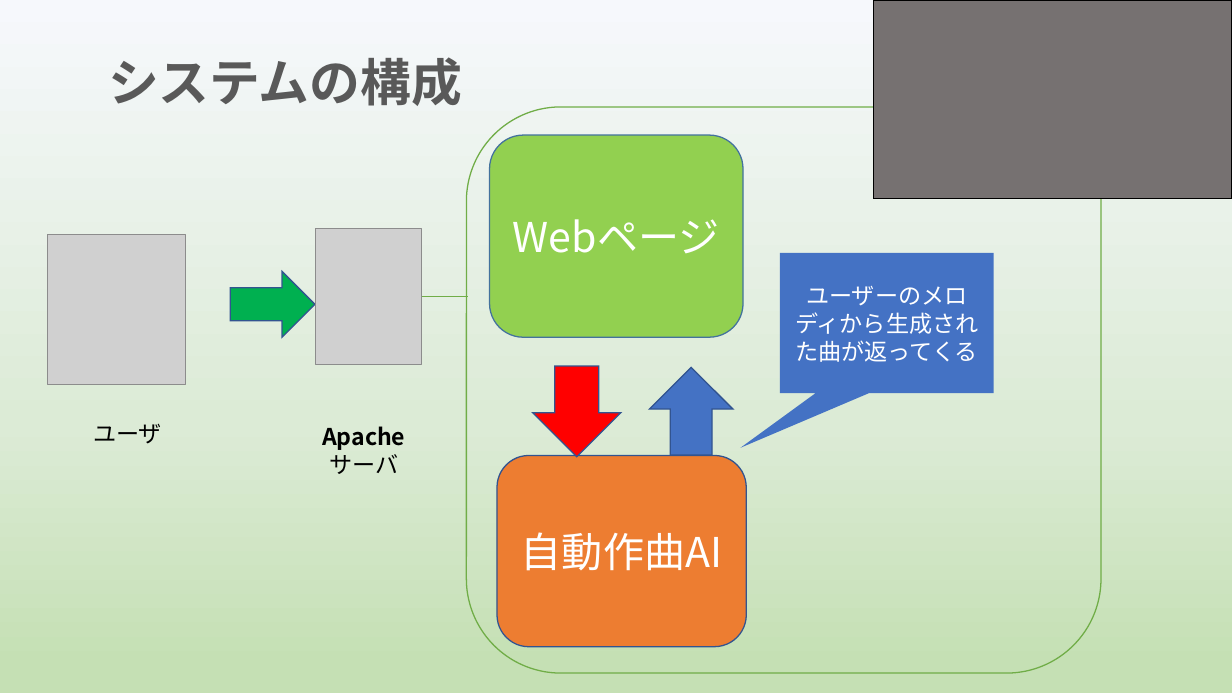
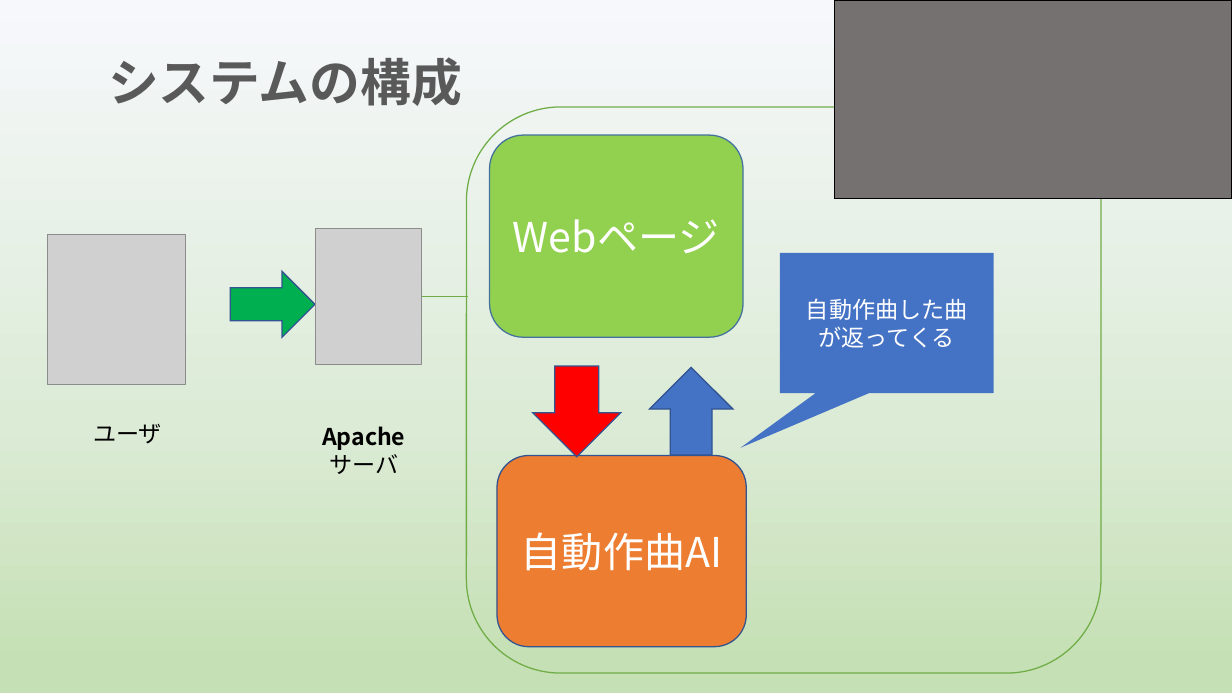
Before and after one commit to yoshitake266/bitComposer_prj, a slide deck: slide 6 of presentation/graduation/bit Composer3 .pptx (slide 5 before the commit). Drawn at 1232x693 pixels with LibreOffice and Linux fonts; fonts in the diff are those of the drawing; grey boxes stand for pictures. Boxes give left, top, right and bottom in pixels: in the first picture for what was removed or moved away, otherwise in the second. Text is boxed around its words. In the diff, an @@ line names an element or a change of style, - is before the commit and + after.

```diff
--- a/presentation/graduation/bit Composer3 .pptx
+++ b/presentation/graduation/bit Composer3 .pptx
@@ rectangle resized from (x1=873, y1=0, x2=1232, y2=199) to (x1=835, y1=0, x2=1232, y2=199) @@
@@ text in speech box at (x1=806, y1=298, x2=968, y2=348): text changed @@
-ユーザーのメロディから生成された曲が返ってくる
+自動作曲した曲
+が返ってくる
```
Also in this commit, not shown: 10 other slides changed, 2 slides added, 1 slide removed.
